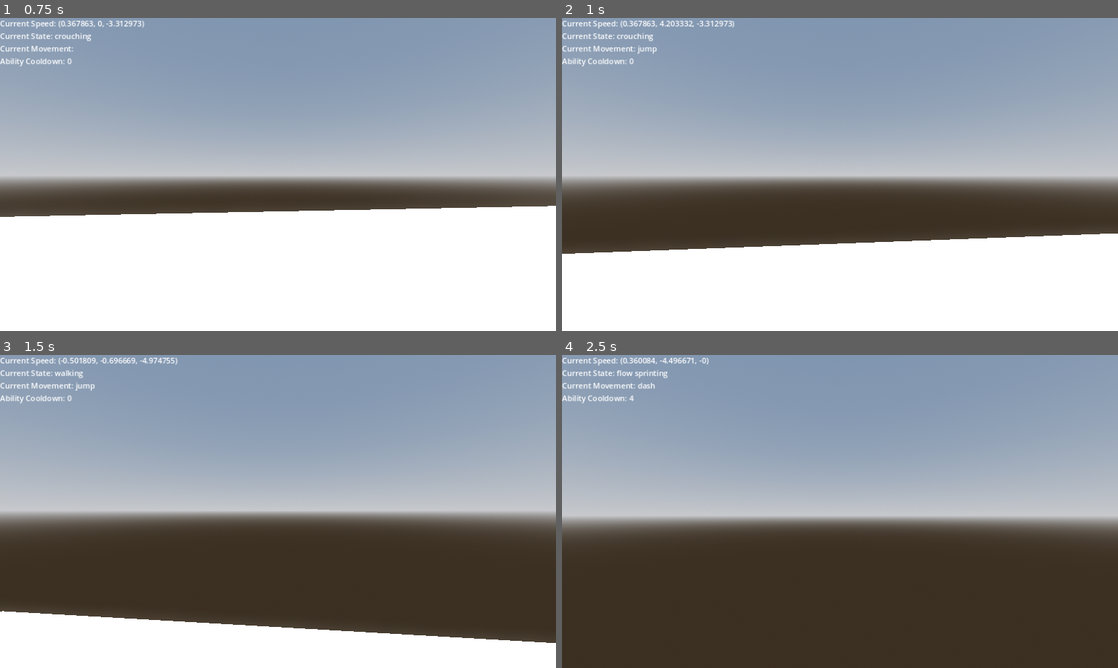
Above: before the commit, frames 1-4 (two rows, left to right).
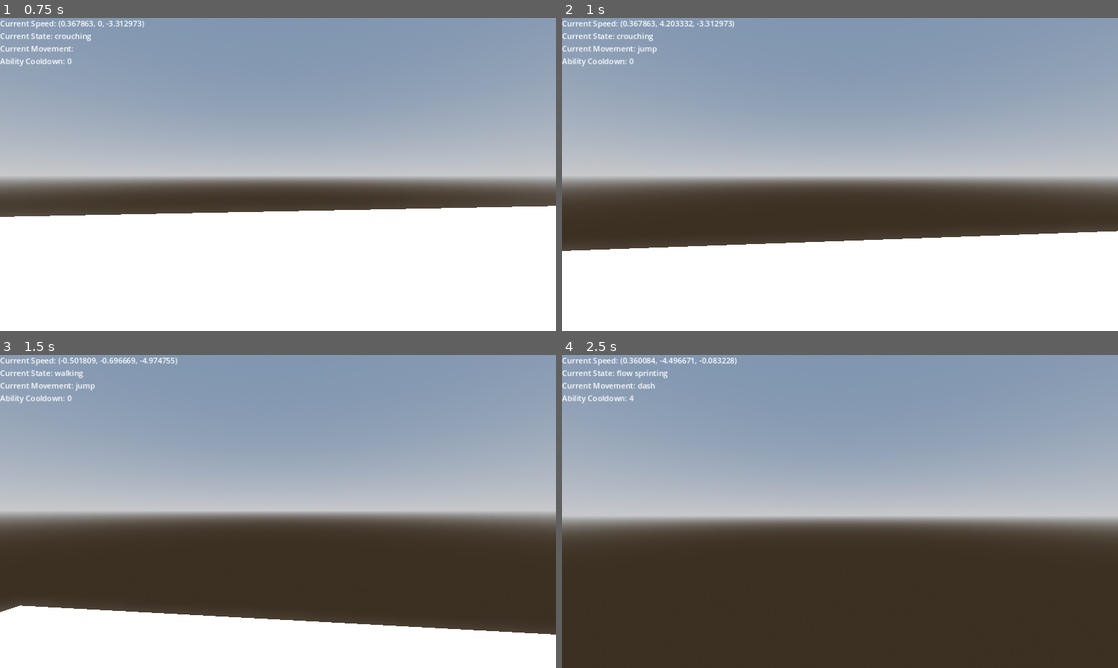
Above: after the commit, the same moments.

Repository: Nadelio/FPSC
Game: Godot game, scene res://World/environment.tscn
The game is run twice, just before and just after one commit, with the same random seed, the same clock (stepped at 60 frames per second) and the same inputs.
Inputs (mouse positions are in pixels of both pictures, inside the frame that each line leads up to):
- Up to frame 1 (0.75 s): move the mouse to (305, 174) at 0.52 s; hold W (move_forward) from 0.53 s (still down); hold Ctrl (crouch) from 0.53 s (still down)
- Up to frame 2 (1 s): keep holding W (move_forward); keep holding Ctrl (crouch); tap Space (jump) at 0.77 s; tap Shift (sprint) at 0.8 s
- Up to frame 3 (1.5 s): keep holding W (move_forward); move the mouse to (250, 511) at 1.27 s; release Ctrl (crouch) at 1.28 s; tap Shift (sprint) at 1.35 s
- Up to frame 4 (2.5 s): keep holding W (move_forward); tap Space (jump) at 1.52 s; tap Ctrl (crouch) at 1.55 s; move the mouse to (851, 505) at 2.02 s; hold Shift (sprint) from 2.03 s (still down); tap Q (ability) at 2.1 s

Frame 1 is identical in both runs. In frame 2, 0.8% of the frame differs, in the area x 0-100%, y 68-76%; in frame 3, 2.4%, in the area x 0-100%, y 80-92%; in frame 4, less than 0.1%.

Commit message:
Fixed jumping bug

Diff:
--- a/Player/player.gd
+++ b/Player/player.gd
@@ -102,7 +102,7 @@
 	# comment for line 26: this line specifically gets the directions from line 22 and applies them to the character's transform, then normalizes it, aka "apply transforms" in blender
 
 	# handles all basic movement types
-	if(is_sliding() and direction): # sliding processes
+	if(is_sliding()): # sliding processes
 		if(gain_speed >= gain_speed_threshold): # change to flow state
 			emit_signal("state", "flow sliding")
 			velocity.x += direction.x * SPEED * delta
@@ -113,14 +113,6 @@
 			velocity.x = direction.x * SLIDE_SPEED * delta
 			velocity.z = direction.z * SLIDE_SPEED * delta
 
-		if(gain_speed < 0):
-			gain_speed = 0
-
-		if(last_dir == direction):
-			gain_speed += 1
-		else:
-			gain_speed -= 1
-
 		if(velocity.x > 55):
 			velocity.x = 55
 		elif(velocity.x < -55):
@@ -130,12 +122,12 @@
 		elif(velocity.z < -55):
 			velocity.z = -55
 
-	elif(is_crouched() and direction): # crouching processes
+	elif(is_crouched()): # crouching processes
 		emit_signal("state", "crouching")
 		velocity.x = direction.x * CROUCH_SPEED * delta
 		velocity.z = direction.z * CROUCH_SPEED * delta
 
-	elif(is_sprinting() and direction): # spriting processes
+	elif(is_sprinting()): # spriting processes
 		if(gain_speed >= gain_speed_threshold): # change to flow state
 			emit_signal("state", "flow sprinting")
 			velocity.x += direction.x * SPEED * delta
@@ -145,14 +137,6 @@
 			emit_signal("state", "sprinting")
 			velocity.x = direction.x * SPRINT_SPEED * delta
 			velocity.z = direction.z * SPRINT_SPEED * delta
-
-		if(gain_speed < 0):
-			gain_speed = 0
-
-		if(last_dir == direction):
-			gain_speed += 1
-		else:
-			gain_speed -= 1
 
 		if(velocity.x > 25):
 			velocity.x = 25
@@ -198,6 +182,14 @@
 	if(velocity == Vector3.ZERO): # not moving check
 		emit_signal("state", "not moving")
 
+	if(gain_speed < 0):
+		gain_speed = 0
+
+	if(last_dir == direction):
+		gain_speed += 1
+	else:
+		gain_speed -= 1
+
 	last_dir = direction # update last_dir
 
 	move_and_slide()
